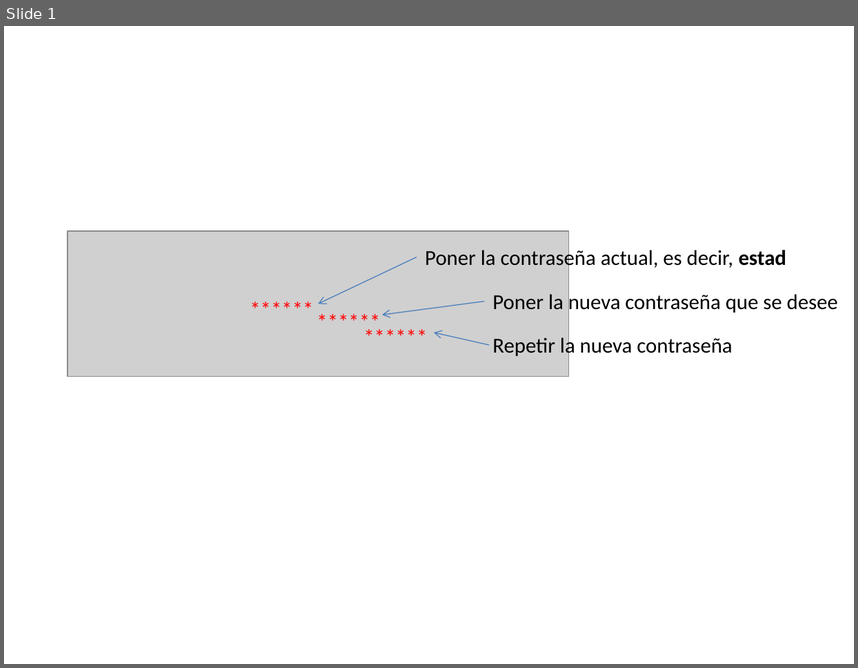
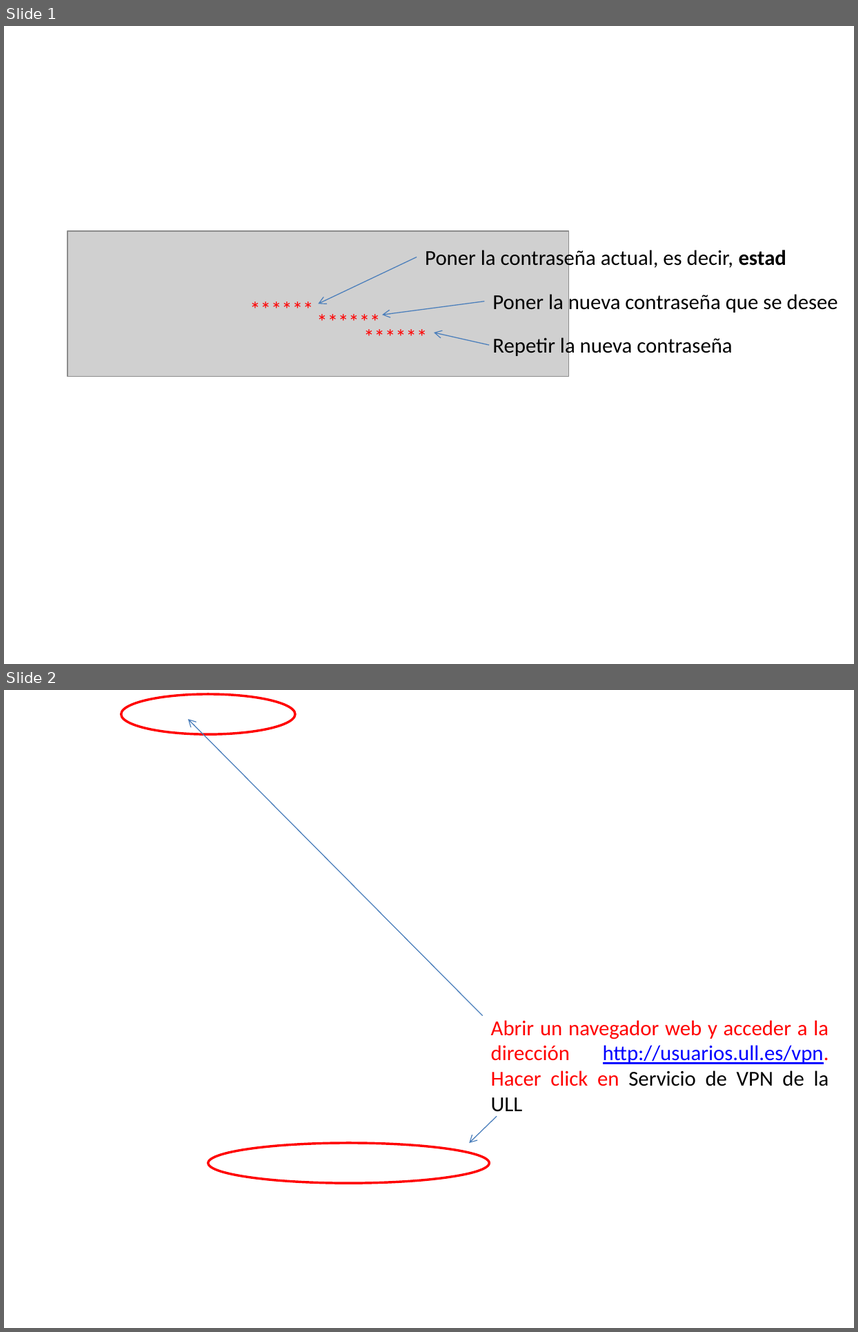
Before and after one commit to ULL-STAT/R_practicas_inferencia, a slide deck: images/Presentación1.pptx. Shown one above the other, each under a label of ours: slide 1 before the commit, slides 1 and 2 after it. The pictures are 858x668 and 858x1332 pixels, drawn with LibreOffice and Linux fonts; fonts in the diff are those of the drawing; grey boxes stand for pictures; background and template pictures are left out. Boxes give left, top, right and bottom in pixels: in the first picture for what was removed or moved away, otherwise in the second. Text is boxed around its words. In the diff, an @@ line names an element or a change of style, - is before the commit and + after.

```diff
--- a/images/Presentación1.pptx
+++ b/images/Presentación1.pptx
@@ slide 2 added at bbox=[4, 690, 854, 1328], background picture (left out) @@
@@ ellipse added at bbox=[121, 694, 296, 734], outline #FF0000 2 pt @@
@@ arrow added from (483, 1016) to (188, 719), #4B7EBC 0.75 pt @@
@@ text added at bbox=[491, 1020, 829, 1117], 18 pt, text #FF0000 @@
+Abrir un navegador web y acceder a la dirección http://usuarios.ull.es/vpn. Hacer click en Servicio de VPN de la ULL
@@ arrow added from (497, 1116) to (469, 1142), #4B7EBC 0.75 pt @@
@@ ellipse added at bbox=[208, 1142, 489, 1182], outline #FF0000 2 pt @@
```
Also in this commit, not shown: 1 slide changed, 5 other slides added, 6 other files.
